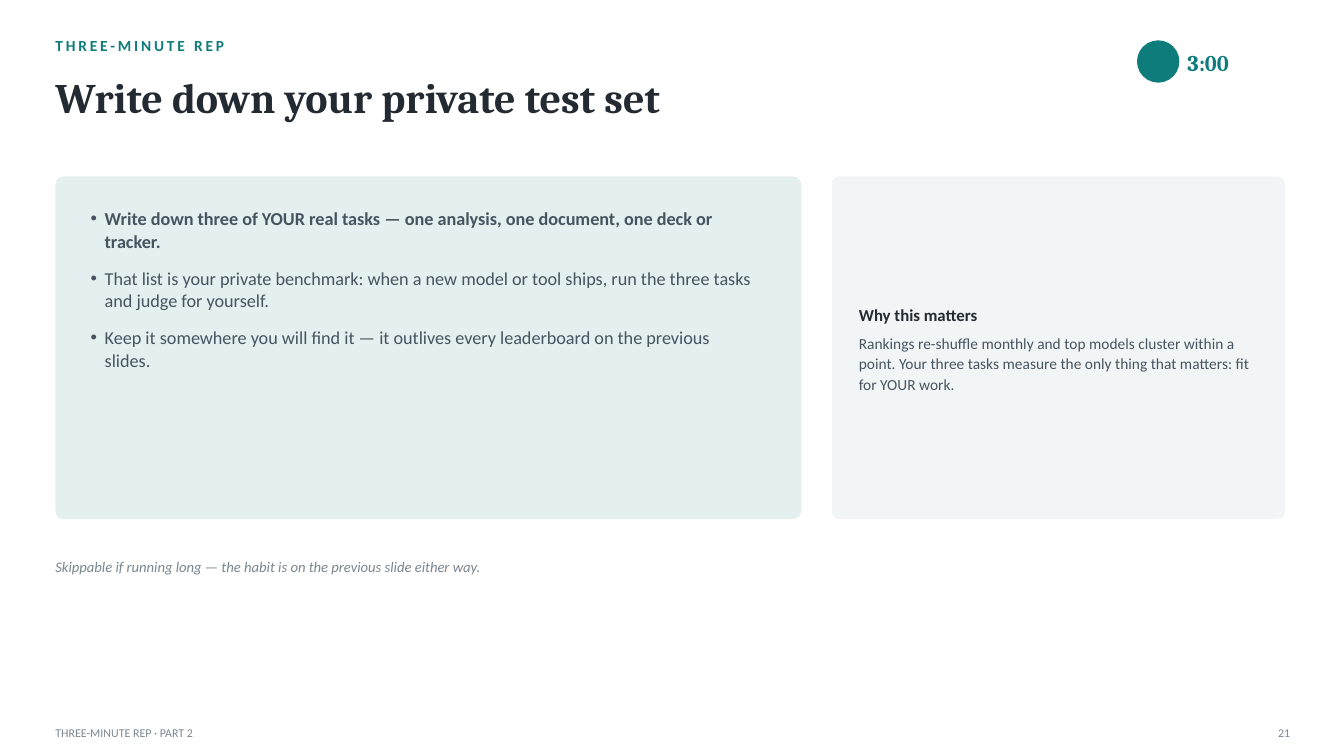
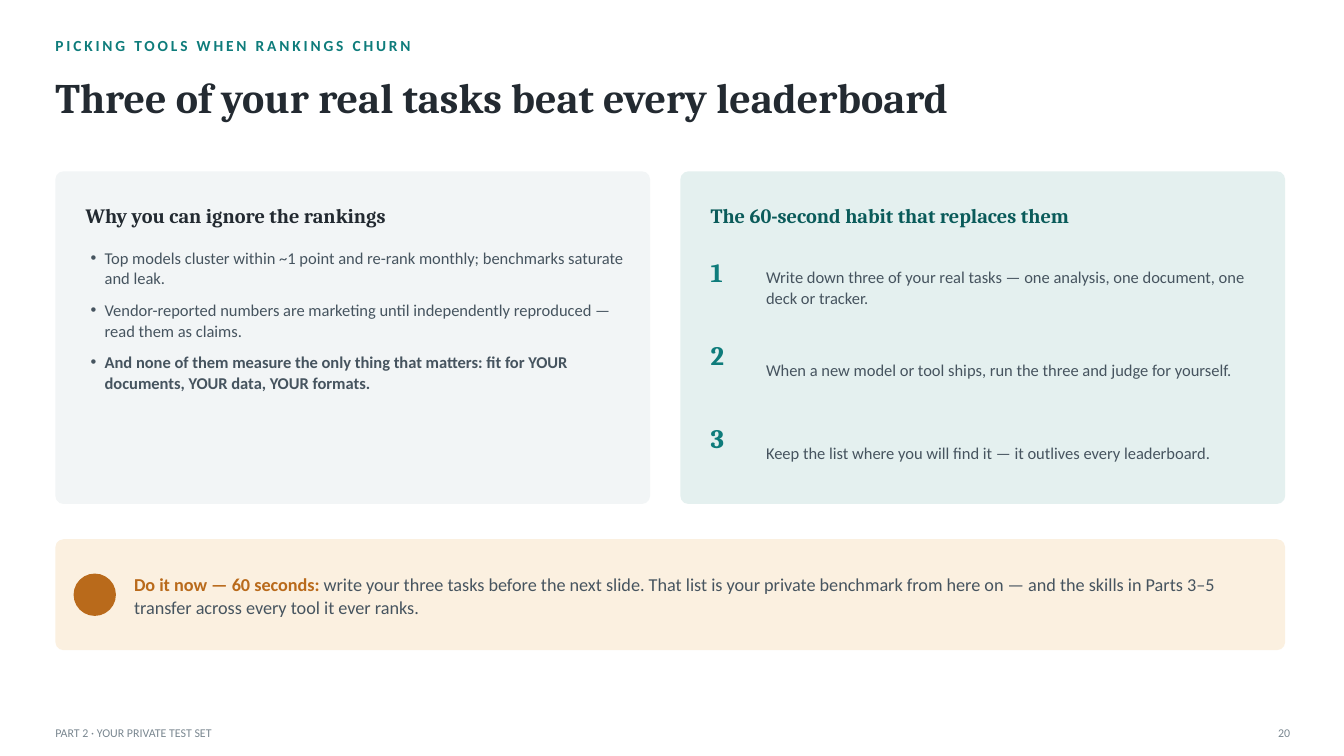
Before and after one commit to naviero1/Claude-Works, a slide deck: slide 20 of ai-training-prompt-engineering/deliverables/From_Prompts_to_Agents_Training.pptx (slide 21 before the commit). Drawn at 1344x756 pixels with LibreOffice and Linux fonts; fonts in the diff are those of the drawing; background and template pictures are left out. Boxes give left, top, right and bottom in pixels: in the first picture for what was removed or moved away, otherwise in the second. Text is boxed around its words. In the diff, an @@ line names an element or a change of style, - is before the commit and + after.

```diff
--- a/ai-training-prompt-engineering/deliverables/From_Prompts_to_Agents_Training.pptx
+++ b/ai-training-prompt-engineering/deliverables/From_Prompts_to_Agents_Training.pptx
@@ text at <box>55,41,411,51</box>: text changed @@
-THREE-MINUTE REP
+PICKING TOOLS WHEN RANKINGS CHURN
@@ ellipse removed at <box>1137,40,1180,83</box> @@
@@ text at <box>55,83,947,123</box>: text changed @@
-Write down your private test set
+Three of your real tasks beat every leaderboard
@@ rounded rectangle: place and size @@
-rounded rectangle at <box>55,176,802,519</box>
+rounded rectangle at <box>55,171,650,504</box>
@@ rounded rectangle at <box>55,171,650,504</box>: fill #E4F0EF to #F2F5F6 @@
@@ rounded rectangle: place and size @@
-rounded rectangle at <box>832,176,1286,519</box>
+rounded rectangle at <box>681,171,1286,504</box>
@@ rounded rectangle at <box>681,171,1286,504</box>: fill #F2F5F6 to #E4F0EF @@
@@ text added at <box>86,209,386,228</box>, 14.5 pt, text #232A31, bold @@
+Why you can ignore the rankings
@@ text added at <box>711,209,1069,228</box>, 14.5 pt, text #0A5B5A, bold @@
+The 60-second habit that replaces them
@@ text removed at <box>105,212,751,367</box> @@
-• Write down three of YOUR real tasks — one analysis, one document, one deck or tracker.
-• That list is your private benchmark: when a new model or tool ships, run the three tasks and judge for yourself.
-• Keep it somewhere you will find it — it outlives every leaderboard on the previous slides.
@@ text added at <box>105,252,623,391</box>, 11.8 pt, text #46545F @@
+• Top models cluster within ~1 point and re-rank monthly; benchmarks saturate and leak.
+• Vendor-reported numbers are marketing until independently reproduced — read them as claims.
+• And none of them measure the only thing that matters: fit for YOUR documents, YOUR data, YOUR formats.
@@ text added at <box>711,264,723,282</box>, 19 pt, text #0E7C7B, bold @@
+1
@@ text added at <box>766,271,1245,304</box>, 11.8 pt, text #46545F @@
+Write down three of your real tasks — one analysis, one document, one deck or tracker.
@@ text removed at <box>859,309,1249,390</box> @@
-Why this matters
-Rankings re-shuffle monthly and top models cluster within a point. Your three tasks measure the only thing that matters: fit for YOUR work.
@@ text added at <box>711,347,724,365</box>, 19 pt, text #0E7C7B, bold @@
+2
@@ text added at <box>766,364,1232,379</box>, 11.8 pt, text #46545F @@
+When a new model or tool ships, run the three and judge for yourself.
@@ text at <box>711,430,725,449</box>: text changed; size 16 to 19 pt @@
-3:00
+3
@@ text added at <box>766,447,1210,462</box>, 11.8 pt, text #46545F @@
+Keep the list where you will find it — it outlives every leaderboard.
@@ rounded rectangle added at <box>55,539,1286,650</box>, fill #FBF0E0 @@
@@ text removed at <box>55,562,480,575</box> @@
-Skippable if running long — the habit is on the previous slide either way.
@@ ellipse added at <box>74,574,116,616</box>, fill #B96A1B @@
@@ text added at <box>134,578,1214,617</box>, 13 pt, text #46545F @@
+Do it now — 60 seconds: write your three tasks before the next slide. That list is your private benchmark from here on — and the skills in Parts 3–5 transfer across every tool it ever ranks.
@@ text at <box>55,729,212,737</box>: text changed @@
-THREE-MINUTE REP · PART 2
+PART 2 · YOUR PRIVATE TEST SET
@@ text at <box>1278,729,1290,737</box>: text changed @@
-21
+20
```
Also in this commit, not shown: 2 other slides changed, 2 slides added, 2 slides removed, 8 other files.
